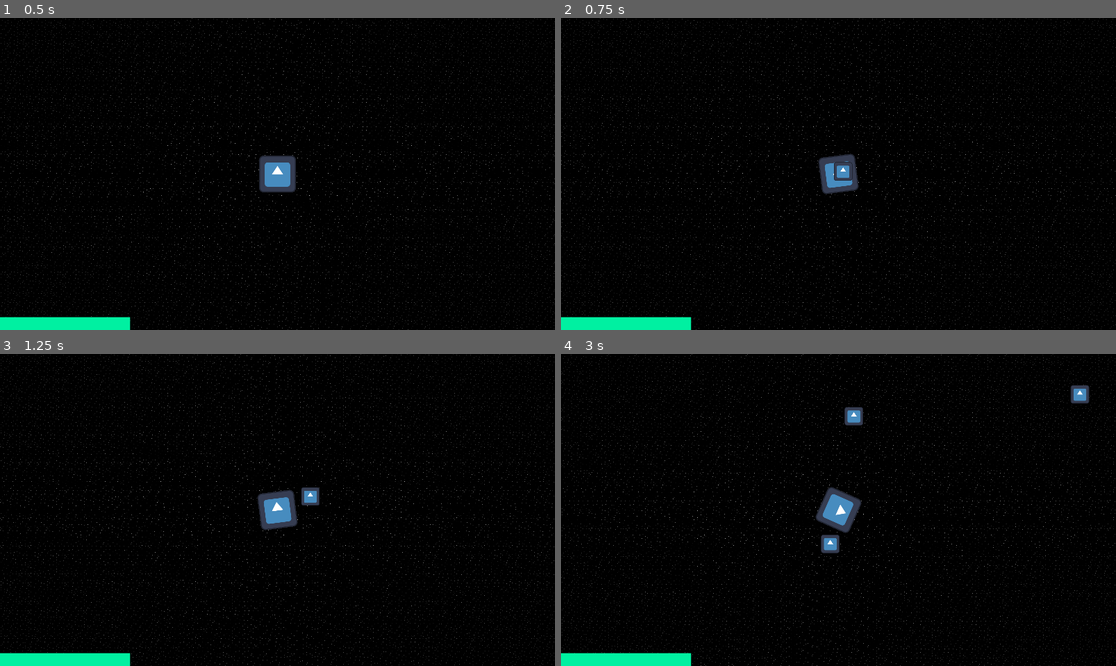
Above: before the commit, frames 1-4 (two rows, left to right).
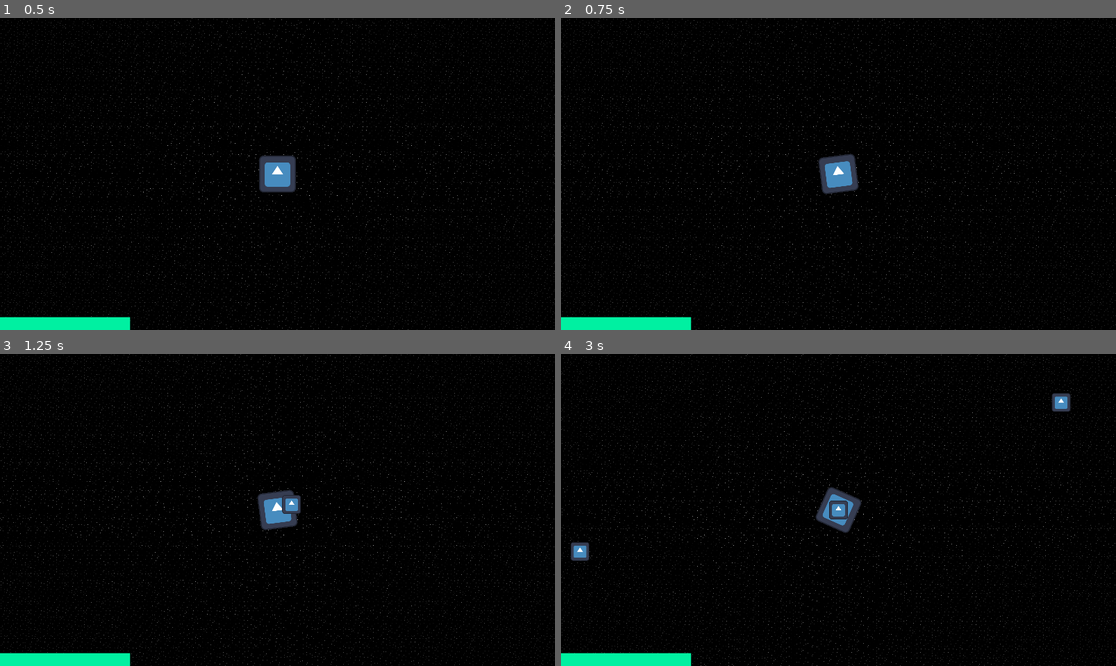
Above: after the commit, the same moments.

Repository: PoloLoveTaco/AstroSurvivor
Game: Godot game, scene res://scenes/test_map.tscn
Same seed, same stepped clock (60 frames per second), same inputs: the game is played once before the commit and once after it. The engine's default icon, where the game draws it, is replaced by a stand-in: a white triangle on a blue panel in a dark square.
Inputs (mouse positions are in pixels of both pictures, inside the frame that each line leads up to):
- Up to frame 1 (0.5 s): no input
- Up to frame 2 (0.75 s): tap Enter at 0.5 s; move the mouse to (960, 158) at 0.52 s; hold D (right) from 0.53 s (still down); click (960, 158) at 0.6 s
- Up to frame 3 (1.25 s): keep holding D (right)
- Up to frame 4 (3 s): move the mouse to (727, 525) at 1.27 s; release D (right) at 1.28 s; hold S (down) 1.28-2.03 s; click (727, 525) at 1.35 s; move the mouse to (894, 441) at 2.02 s; hold D (right) 2.03-2.78 s; click (894, 441) at 2.1 s; move the mouse to (810, 572) at 2.77 s; hold W (up) from 2.78 s (still down); click (810, 572) at 2.85 s

Frame 1 is identical in both runs. In frame 2, 0.1% of the frame differs, in the area x 49-53%, y 46-53%; in frame 3, 0.3%; in frame 4, 1.1%, in the area x 1-96%, y 10-67%.

Commit message:
[ADD] shooting each seconds

Diff:
--- a/Scripts/bullet.gd
+++ b/Scripts/bullet.gd
@@ -4,3 +4,8 @@
 
 func _physics_process(_delta: float) -> void:
 	move_and_slide()
+
+
+func _on_area_2d_body_entered(_body: Node2D) -> void:
+	if _body.is_in_group("Enemy"):
+		self.queue_free()
--- a/Scripts/player.gd
+++ b/Scripts/player.gd
@@ -6,23 +6,24 @@
 @export var health: float = 100
 @export var speed: float = 400
 @export var xp: float = 0
+@export var seconds_between_attacks: float = 1
 
 @export_category("Max stats")
 @export var max_health: float = 100
 @export var max_xp: float = 10
 
 @onready var progress_bar: ProgressBar = $CanvasLayer/UI/ProgressBar
+@onready var shooting_timer: Timer = $"Shooting Timer"
 
 func _ready() -> void:
 	progress_bar.value = health / max_health * 100
+	shooting_timer.wait_time = seconds_between_attacks
+	shooting_timer.start()
 
 func get_input():
 	look_at(get_global_mouse_position())
 	var input_direction = Input.get_vector("left", "right", "up", "down")
 	velocity = input_direction * speed
-
-	if Input.is_action_just_pressed("shoot"):
-		shoot()
 
 func _physics_process(_delta):
 	get_input()
@@ -33,3 +34,8 @@
 	b.global_position = global_position
 	b.velocity = (get_global_mouse_position() - global_position).normalized() * b.speed
 	get_tree().current_scene.add_child(b)
+
+
+func _on_shooting_timer_timeout() -> void:
+	shoot()
+	shooting_timer.start()
--- a/scenes/bullet.tscn
+++ b/scenes/bullet.tscn
@@ -1,10 +1,13 @@
-[gd_scene load_steps=4 format=3 uid="uid://7vwsap1y2sw5"]
+[gd_scene load_steps=5 format=3 uid="uid://7vwsap1y2sw5"]
 
 [ext_resource type="Texture2D" uid="uid://ca5vysmpmgspt" path="res://icon.svg" id="1_mkf8s"]
 [ext_resource type="Script" uid="uid://c5a88h0q4icmi" path="res://Scripts/bullet.gd" id="1_y25gk"]
 
 [sub_resource type="RectangleShape2D" id="RectangleShape2D_mkf8s"]
-size = Vector2(10, 10)
+size = Vector2(64, 64)
+
+[sub_resource type="RectangleShape2D" id="RectangleShape2D_y25gk"]
+size = Vector2(64, 64)
 
 [node name="Bullet" type="CharacterBody2D"]
 collision_layer = 2
@@ -17,3 +20,10 @@
 
 [node name="CollisionShape2D" type="CollisionShape2D" parent="."]
 shape = SubResource("RectangleShape2D_mkf8s")
+
+[node name="Area2D" type="Area2D" parent="."]
+
+[node name="CollisionShape2D" type="CollisionShape2D" parent="Area2D"]
+shape = SubResource("RectangleShape2D_y25gk")
+
+[connection signal="body_entered" from="Area2D" to="." method="_on_area_2d_body_entered"]
--- a/scenes/player.tscn
+++ b/scenes/player.tscn
@@ -33,6 +33,9 @@
 
 [node name="Camera2D" type="Camera2D" parent="."]
 
+[node name="Shooting Timer" type="Timer" parent="."]
+wait_time = 0.5
+
 [node name="CanvasLayer" type="CanvasLayer" parent="."]
 
 [node name="UI" type="Control" parent="CanvasLayer"]
@@ -54,3 +57,5 @@
 theme_override_styles/background = SubResource("StyleBoxFlat_g2els")
 theme_override_styles/fill = SubResource("StyleBoxFlat_qhqgy")
 show_percentage = false
+
+[connection signal="timeout" from="Shooting Timer" to="." method="_on_shooting_timer_timeout"]
